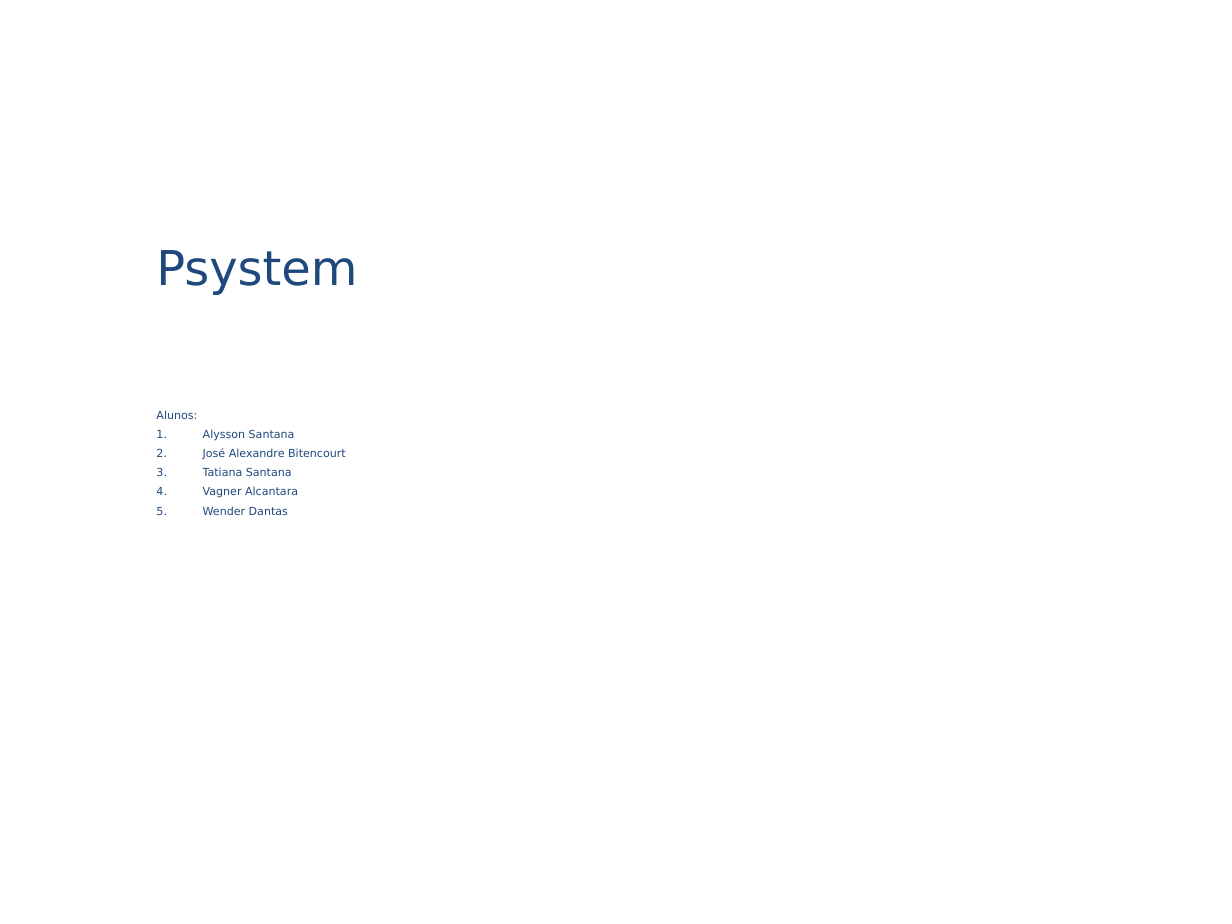
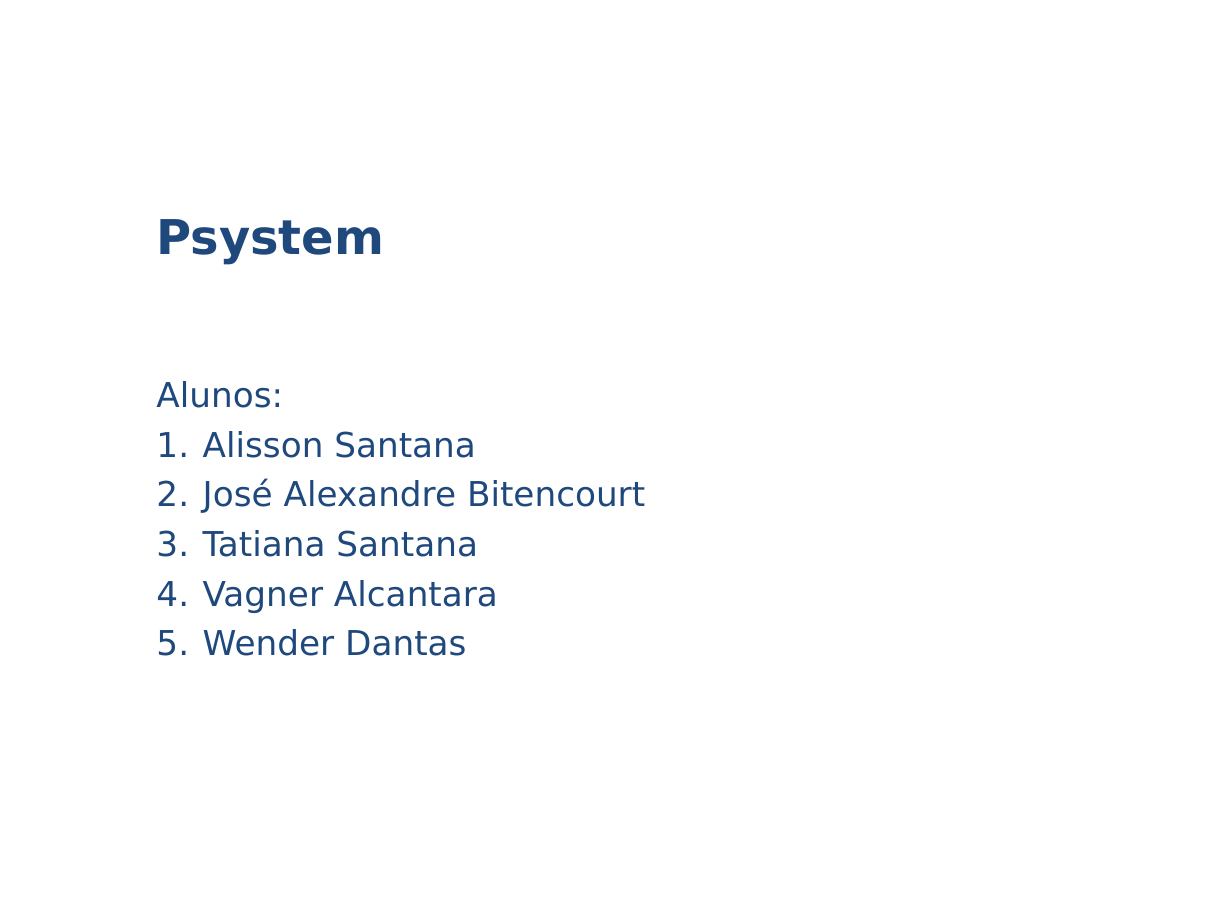
Before and after one commit to VagnerAlcantara/TCC, a slide deck: slide 2 of AnteProjeto/Apresentacao do Anteprojeto.ppt. Drawn at 1232x924 pixels with LibreOffice and Linux fonts; fonts in the diff are those of the drawing; background and template pictures are left out. Boxes give left, top, right and bottom in pixels: in the first picture for what was removed or moved away, otherwise in the second. Text is boxed around its words. In the diff, an @@ line names an element or a change of style, - is before the commit and + after.

```diff
--- a/AnteProjeto/Apresentacao do Anteprojeto.ppt
+++ b/AnteProjeto/Apresentacao do Anteprojeto.ppt
@@ text "Psystem": place and size @@
-text "Psystem" at [156,250,357,295]
+text "Psystem" at [156,219,384,265]
@@ text "Psystem" at [156,219,384,265]: bold on @@
@@ text "Alunos:": place and size @@
-text "Alunos:" at [156,410,346,515]
+text "Alunos:" at [156,381,645,656]
@@ text at [156,381,645,656]: size 6.5 to 20 pt in "Alunos:", "José Alexandre Bitencourt", "Tatiana Santana", "Vagner Alcantara" and 1 more places; line spacing 0.8 to 1 @@
@@ text at [203,431,476,458]: text changed; size 6.5 to 20 pt @@
-1. Alysson Santana
+1. Alisson Santana
```
Also in this commit, not shown: 4 other slides changed, 3 slides added, 3 slides removed.
